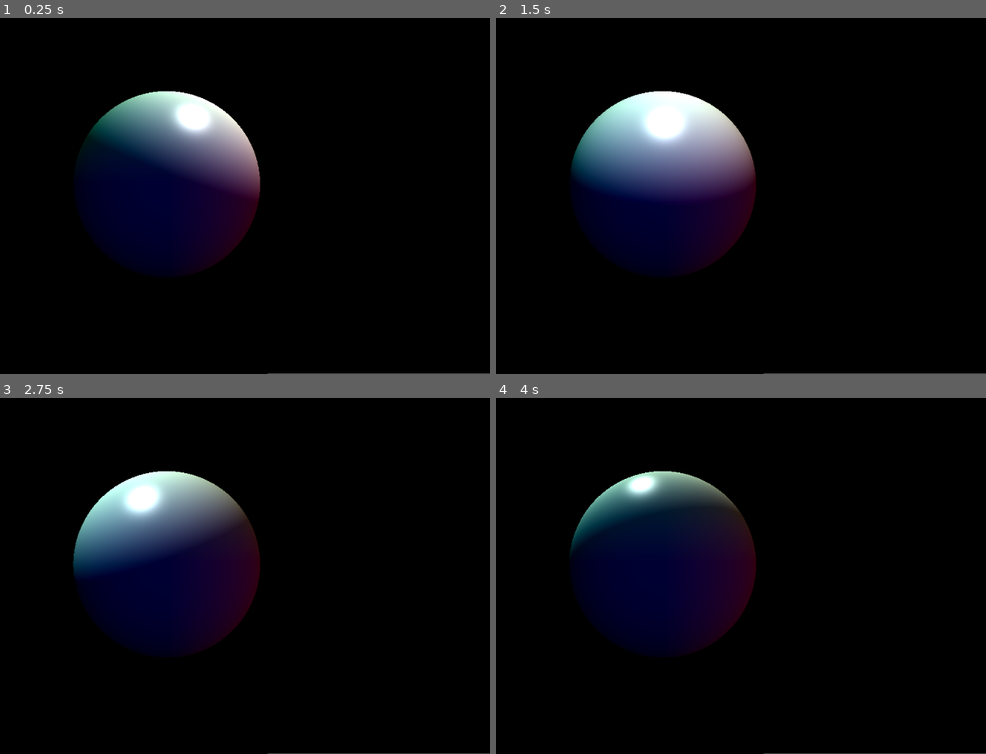
Above: before the commit, frames 1-4 (two rows, left to right).
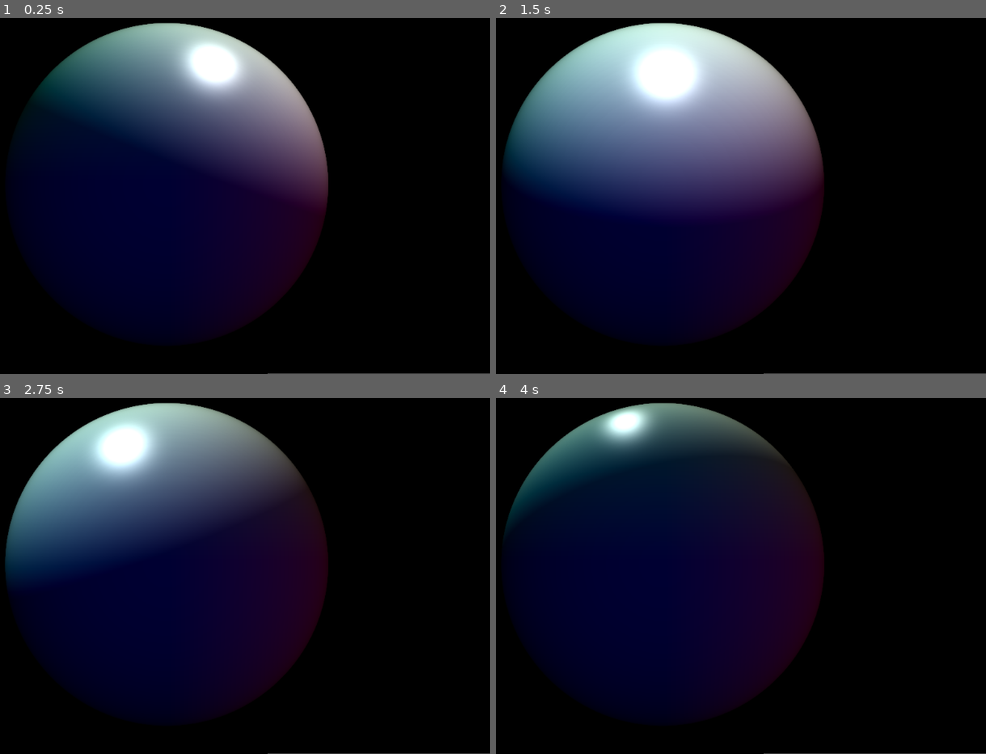
Above: after the commit, the same moments.

Repository: PLUkraine/raymarching-godot
Game: Godot game, scene res://RayMarching/RayMarching_main.tscn
The game is run twice, just before and just after one commit, with the same random seed, the same clock (stepped at 60 frames per second) and the same inputs.
Inputs:
- Up to frame 1 (0.25 s): no input
- Up to frame 2 (1.5 s): no input
- Up to frame 3 (2.75 s): no input
- Up to frame 4 (4 s): no input

The runs differ from the first frame. In frame 1, 36% of the frame differs, in the area x 2-67%, y 1-91%; in frame 2, 37%, in the area x 1-67%, y 1-91%; in frame 3, 36%; in frame 4, 33%.

Commit message:
Add presudo antialiasing

Diff:
--- a/RayMarching/RayMarching_main.tscn
+++ b/RayMarching/RayMarching_main.tscn
@@ -63,7 +63,6 @@
     vec3 ambientColor = vec3(1.0, 1.0, 1.0);
 	vec3 hitColor = vec3(1.0, 1.0, 1.0);
 	vec3 missColor = vec3(0.0, 0.0, 0.0);
-	vec3 rimColor = vec3(1.0, 0.3, 1.0);
 
 	float depth = 0.0;
 	float minDist = MAX_DIST;
@@ -74,12 +73,14 @@
 		minDist = min(minDist, dist);
 		if (dist < MIN_HIT_DIST) {
             vec3 normal = estimateNormal(pos);
-			return blinnPhong(pos, lightPos, normal, hitColor);
+            vec3 lightningColor = blinnPhong(pos, lightPos, normal, hitColor);
+
+            float stepsRatio = float(i)/float(MAX_STEPS); // smooth transition between background and foreground
+			return mix(lightningColor, missColor, stepsRatio);
 		}
 		depth += dist;
 	}
     return missColor;
-//	return mix(rimColor, missColor, smoothstep(0, RIM_THICKNESS, minDist));
 }
 
 vec3 getRayDirection(vec2 resolution, vec2 uv)
@@ -100,7 +101,7 @@
 	vec3 rayUp = cross(rayRight, rayFront);
 	vec3 rayDir = rayFront + rayRight * offsets.x + rayUp * offsets.y;
 
-	return rayDir;
+	return normalize(rayDir);
 }
 
 void fragment()
@@ -114,7 +115,7 @@
 
 [sub_resource type="ShaderMaterial" id=2]
 shader = SubResource( 1 )
-shader_param/MAX_STEPS = 100
+shader_param/MAX_STEPS = 150
 shader_param/MAX_DIST = 20.0
 shader_param/MIN_HIT_DIST = 0.0001
 shader_param/DERIVATIVE_STEP = 0.0001
@@ -125,7 +126,7 @@
 shader_param/specularExponent = 64.0
 shader_param/lightPos = Vector3( 0, 5, 0 )
 shader_param/fov = 45.0
-shader_param/cameraPos = Vector3( 0, 0, 5 )
+shader_param/cameraPos = Vector3( 0, 0, 3 )
 shader_param/front = Vector3( 0, 0, -1 )
 shader_param/up = Vector3( 0, 1, 0 )
 
